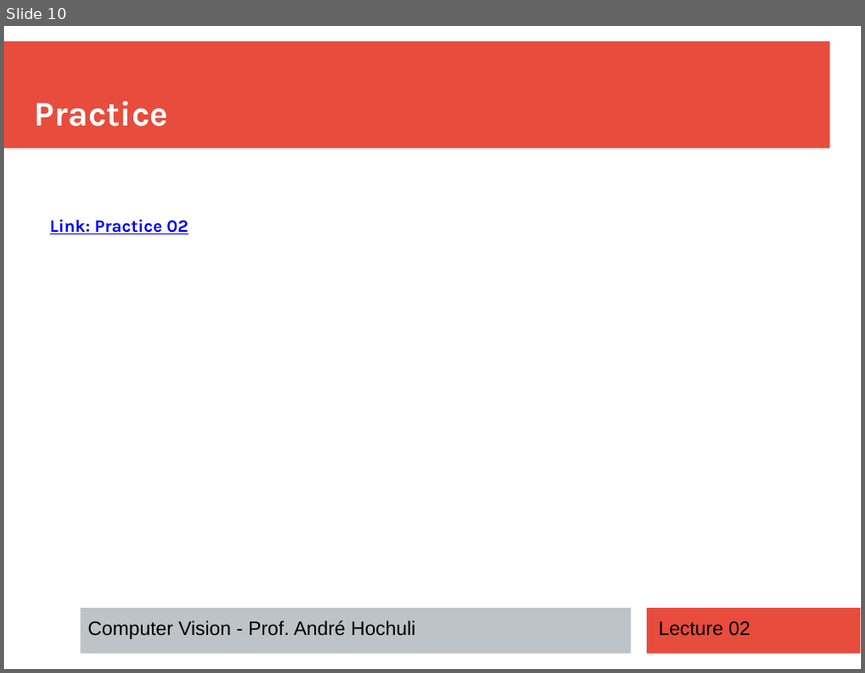
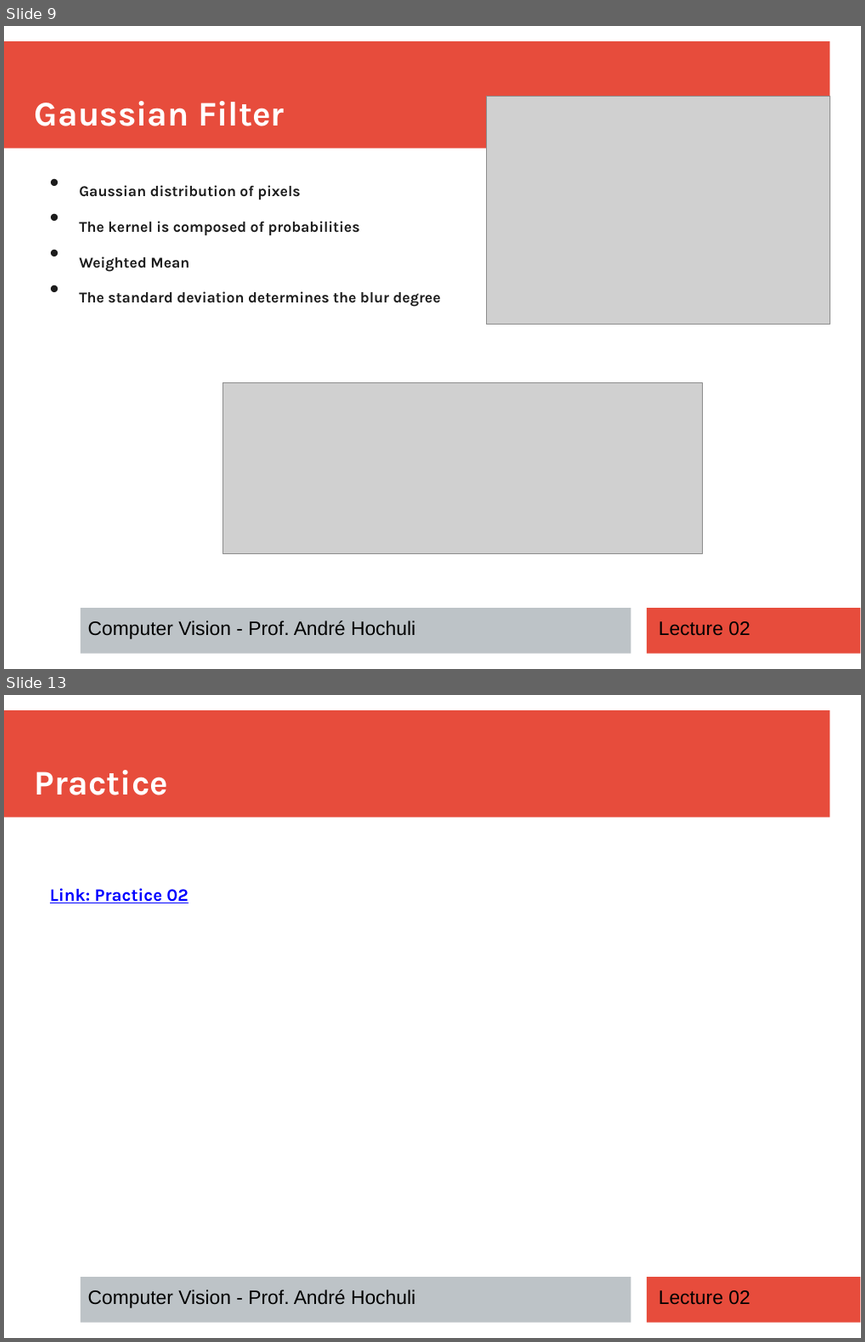
Before and after one commit to andrehochuli/teaching, a slide deck: ComputerVision/Lecture 02 - Image Filtering/Lecture 02 - Image Filtering.pptx. Shown one above the other, each under a label of ours: slide 10 before the commit, slides 9 and 13 after it; the slides between them are not shown. The pictures are 865x673 and 865x1342 pixels, drawn with LibreOffice and Linux fonts; fonts in the diff are those of the drawing; grey boxes stand for pictures. Boxes give left, top, right and bottom in pixels: in the first picture for what was removed or moved away, otherwise in the second. Text is boxed around its words. In the diff, an @@ line names an element or a change of style, - is before the commit and + after.

```diff
--- a/ComputerVision/Lecture 02 - Image Filtering/Lecture 02 - Image Filtering.pptx
+++ b/ComputerVision/Lecture 02 - Image Filtering/Lecture 02 - Image Filtering.pptx
@@ slide 9 added at (4, 26, 861, 669), background #FFFFFF; not listed: 3 template elements that a slide beside it also shows @@
@@ text added at (35, 101, 284, 126), 32 pt, text #FFFFFF, bold @@
+Gaussian Filter
@@ picture added at (486, 96, 829, 324) @@
@@ text added at (79, 185, 441, 306), 24 pt, text #1C1C1C, bold @@
+• Gaussian distribution of pixels
+• The kernel is composed of probabilities
+• Weighted Mean
+• The standard deviation determines the blur degree
@@ picture added at (222, 383, 702, 553) @@
@@ text added at (88, 620, 415, 639), 18 pt, text #000000 @@
+Computer Vision - Prof. André Hochuli
@@ text added at (658, 621, 749, 635), 18 pt, text #000000 @@
+Lecture 02
@@ what was slide 10 is now slide 13 @@
```
Also in this commit, not shown: 6 slides changed, 2 other slides added, 2 other files.
